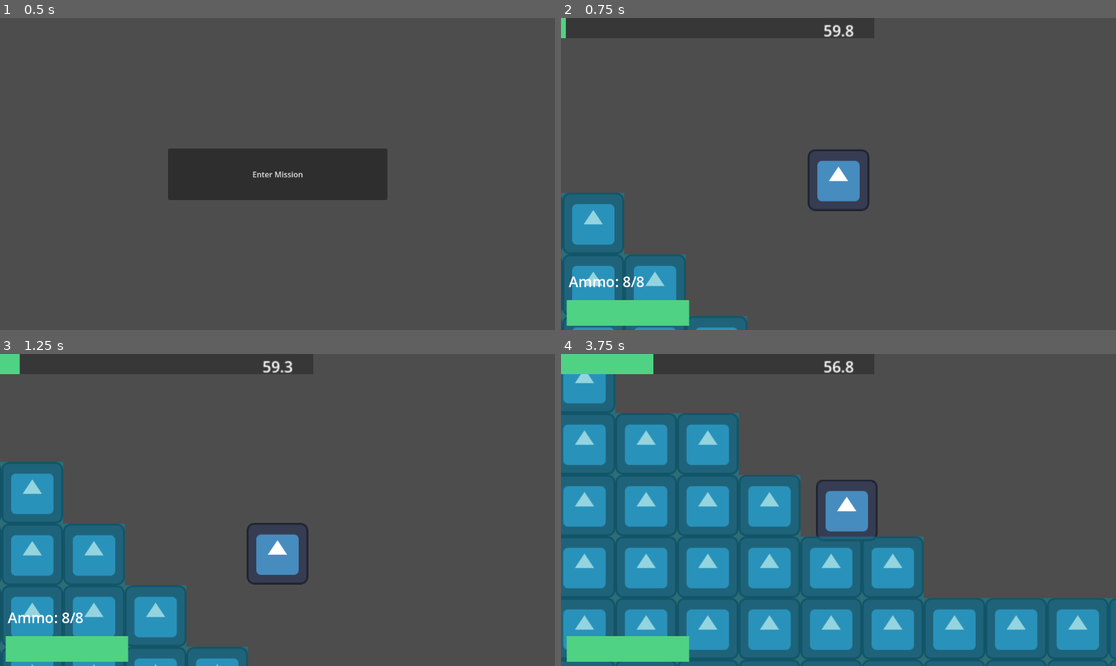
Above: before the commit, frames 1-4 (two rows, left to right).
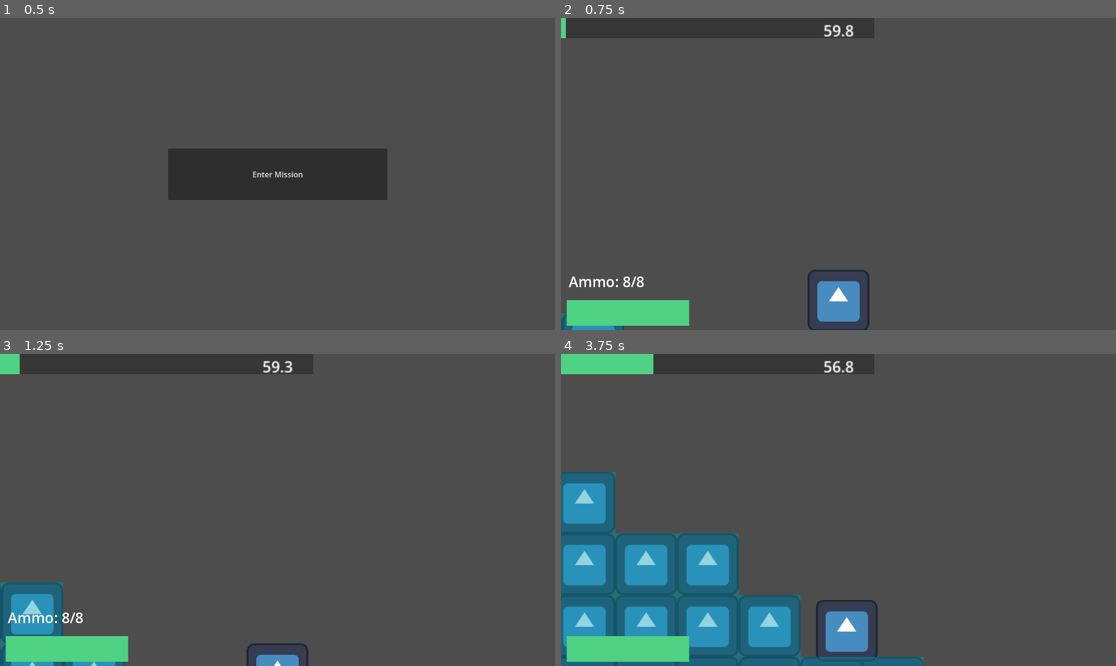
Above: after the commit, the same moments.

Repository: dzfrias/gladiator
Game: Godot game, scene res://scenes/test_scene.tscn
Same seed, same stepped clock (60 frames per second), same inputs: the game is played once before the commit and once after it. The engine's default icon, where the game draws it, is replaced by a stand-in: a white triangle on a blue panel in a dark square.
Inputs (mouse positions are in pixels of both pictures, inside the frame that each line leads up to):
- Up to frame 1 (0.5 s): no input
- Up to frame 2 (0.75 s): click "Enter Mission" at 0.5 s
- Up to frame 3 (1.25 s): no input
- Up to frame 4 (3.75 s): move the mouse to (960, 494) at 1.27 s; press the mouse at (960, 494) at 1.28 s; hold D (right) 1.28-2.78 s; tap Space (jump) at 1.52, 1.82, 2.27, 2.57 s; move the mouse to (727, 525) at 2.02 s; release the mouse at (727, 525) at 2.03 s; tap E (roll) at 2.1 s; move the mouse to (894, 441) at 2.77 s; hold A (left) 2.78-3.53 s; hold Q (toggle_weapon) 2.78-3.53 s; move the mouse to (810, 572) at 3.52 s; hold D (right) from 3.53 s (still down); click (810, 572) at 3.6 s

Frame 1 is identical in both runs. In frame 2, 8.7% of the frame differs, in the area x 0-56%, y 42-100%; in frame 3, 14%; in frame 4, 35%, in the area x 0-100%, y 6-100%.

Commit message:
adjust camera center to slightly above player

Diff:
--- a/scenes/player.tscn
+++ b/scenes/player.tscn
@@ -21,6 +21,7 @@
 texture = ExtResource("1_rjir4")
 
 [node name="Camera2D" type="Camera2D" parent="."]
+offset = Vector2(0, -250)
 position_smoothing_enabled = true
 
 [node name="Health" type="Node" parent="."]
